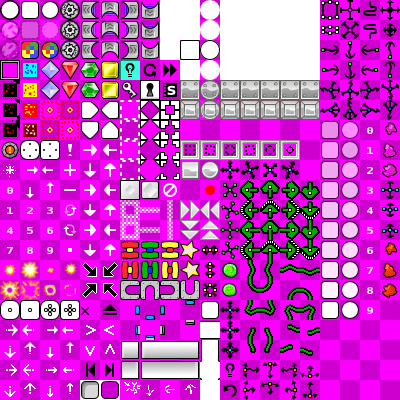
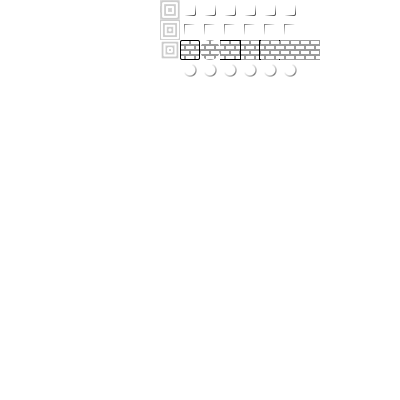
Comparing the layer stacks of the two 400×400 images. Changes:
showed "luminosity", painted on it over [160, 0, 320, 77]
hid "sprites" over [0, 0, 400, 400]
hid "Capa nueva" over [0, 0, 400, 400]
